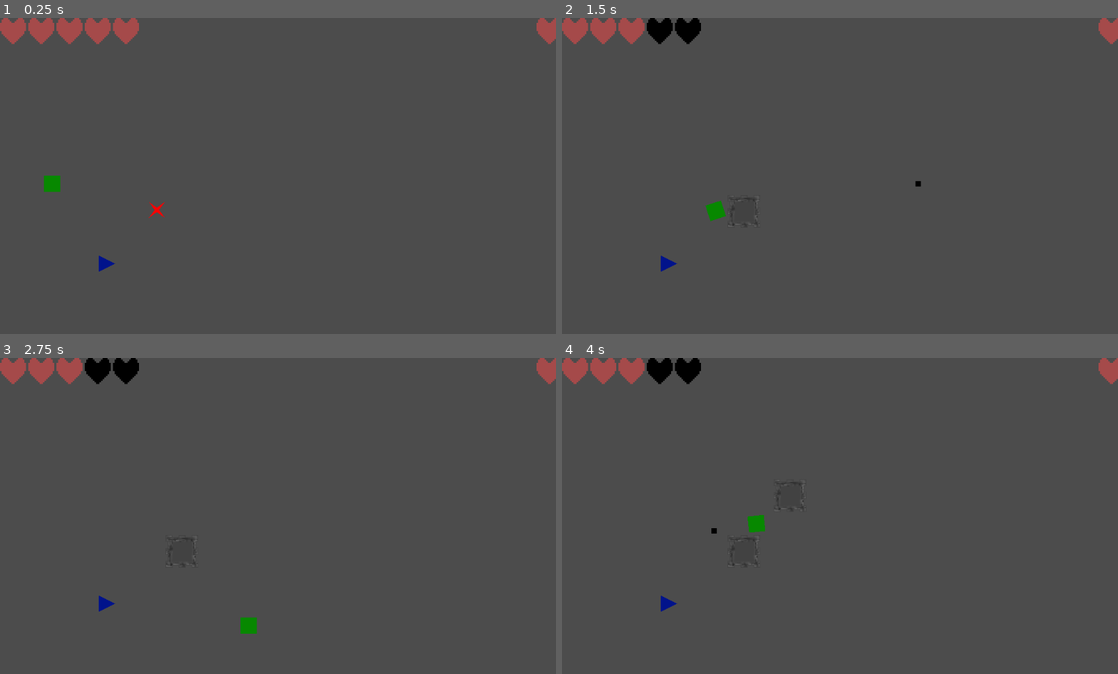
Above: before the commit, frames 1-4 (two rows, left to right).
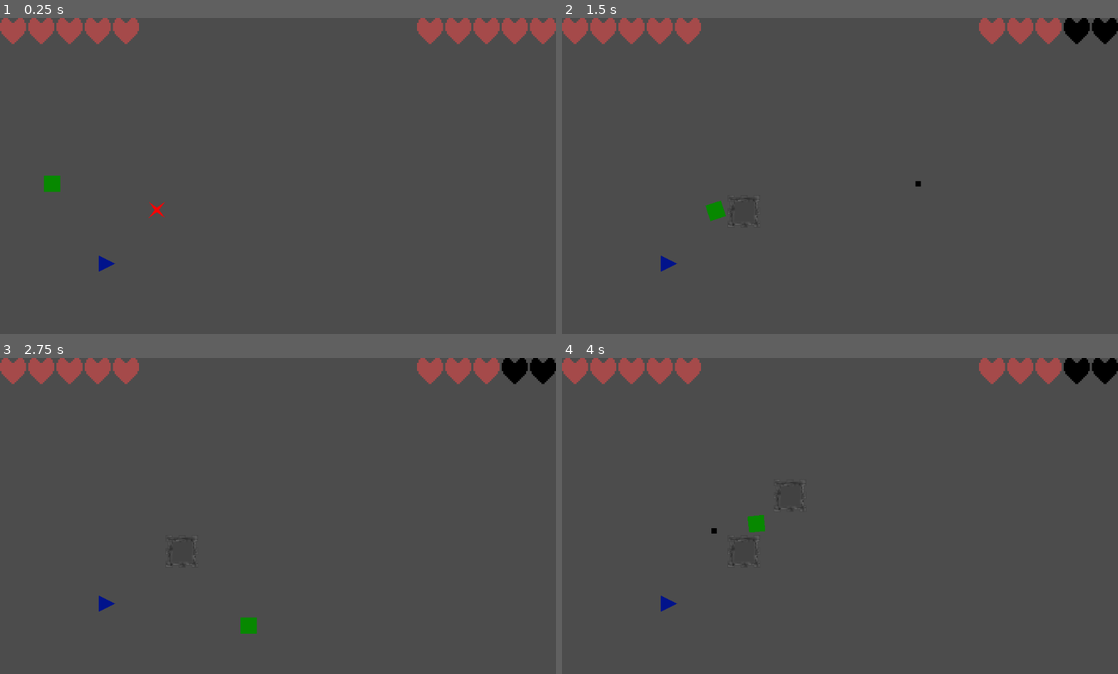
Above: after the commit, the same moments.

Repository: Rohurd/Nanahuatzin
Game: Godot game, scene res://Scenes/Level.tscn
Two runs of this game, one before a commit and one after it. Both use one fixed random seed, a clock stepped at 60 frames per second and the inputs below.
Inputs:
- Up to frame 1 (0.25 s): no input
- Up to frame 2 (1.5 s): tap Enter at 0.5 s; hold Right (square_right) 0.53-1.28 s; tap X (square_shoot) at 0.6 s; hold Down (square_down) from 1.28 s (still down); tap Space (square_build_tower) at 1.35 s
- Up to frame 3 (2.75 s): tap X (square_shoot) at 1.55, 2.1 s; release Down (square_down) at 2.03 s; hold Right (square_right) from 2.03 s (still down)
- Up to frame 4 (4 s): release Right (square_right) at 2.78 s; hold Up (square_up) 2.78-3.53 s; tap X (square_shoot) at 2.85, 3.8 s; hold Left (square_left) from 3.53 s (still down); tap Space (square_build_tower) at 3.6 s

The runs differ from the first frame. In frame 1, 1.3% of the frame differs, in the area x 75-100%, y 0-9%; in frame 2, 2.0%, in the area x 15-100%, y 0-9%; in frame 3, 2.0%; in frame 4, 2.0%.

Commit message:
add hud

Diff:
--- a/Scenes/Bullet.tscn
+++ b/Scenes/Bullet.tscn
@@ -7,7 +7,7 @@
 custom_solver_bias = 0.0
 extents = Vector2( 5, 5 )
 
-[node name="Bullet" type="Area2D" index="0"]
+[node name="Bullet" type="Area2D"]
 
 input_pickable = true
 gravity_vec = Vector2( 0, 1 )
--- a/Scenes/Level.tscn
+++ b/Scenes/Level.tscn
@@ -5,7 +5,7 @@
 [ext_resource path="res://Scenes/Enemy1.tscn" type="PackedScene" id=3]
 [ext_resource path="res://Scenes/Health.tscn" type="PackedScene" id=4]
 
-[node name="Level" type="Node2D"]
+[node name="Level" type="Node2D" index="0"]
 
 [node name="Square" parent="." index="0" instance=ExtResource( 1 )]
 
@@ -25,13 +25,27 @@
 speed = 250
 radius = 15
 
-[node name="TriangleHealth" parent="." index="3" instance=ExtResource( 4 )]
+[node name="HUD" type="CanvasLayer" parent="." index="3"]
 
-[node name="SquareHealth" parent="." index="4" instance=ExtResource( 4 )]
+layer = 1
+offset = Vector2( 0, 0 )
+rotation = 0.0
+scale = Vector2( 1, 1 )
+transform = Transform2D( 1, 0, 0, 1, 0, 0 )
 
-margin_left = 988.0
-margin_right = 1028.0
+[node name="SquareHealth" parent="HUD" index="0" instance=ExtResource( 4 )]
 
-[connection signal="health_changed" from="Square" to="SquareHealth" method="health_changed"]
+alignment = 2
 
-[connection signal="health_changed" from="Triangle" to="TriangleHealth" method="health_changed"]
+[node name="TriangleHealth" parent="HUD" index="1" instance=ExtResource( 4 )]
+
+anchor_left = 1.0
+anchor_right = 1.0
+margin_left = -40.0
+margin_right = 0.0
+grow_horizontal = 0
+_sections_unfolded = [ "Anchor", "Grow Direction" ]
+
+[connection signal="health_changed" from="Square" to="HUD/SquareHealth" method="health_changed"]
+
+[connection signal="health_changed" from="Triangle" to="HUD/TriangleHealth" method="health_changed"]
